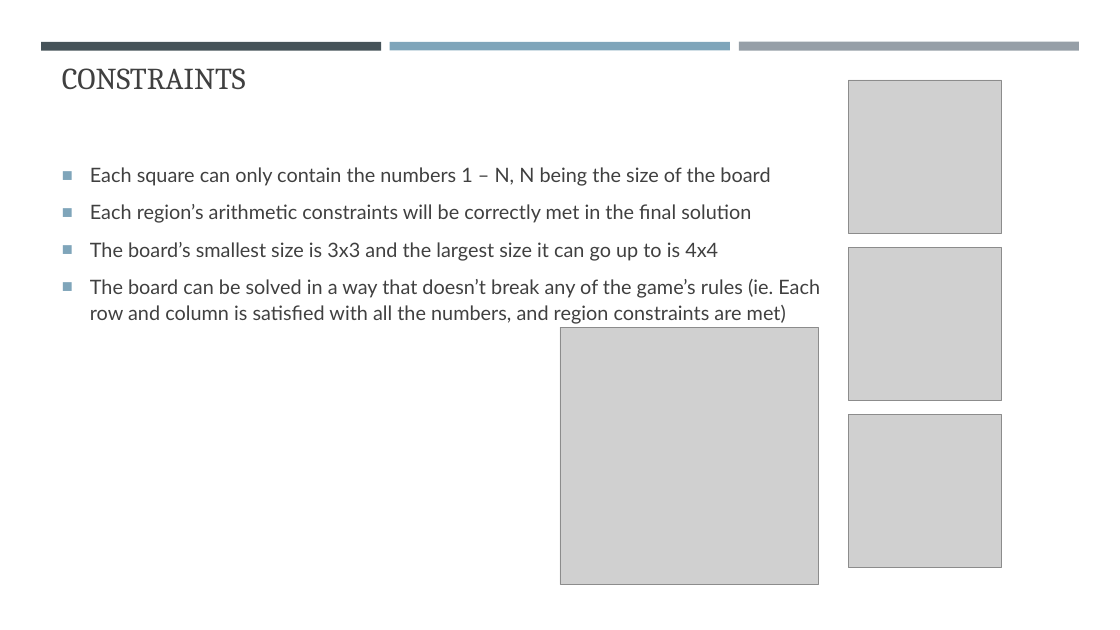
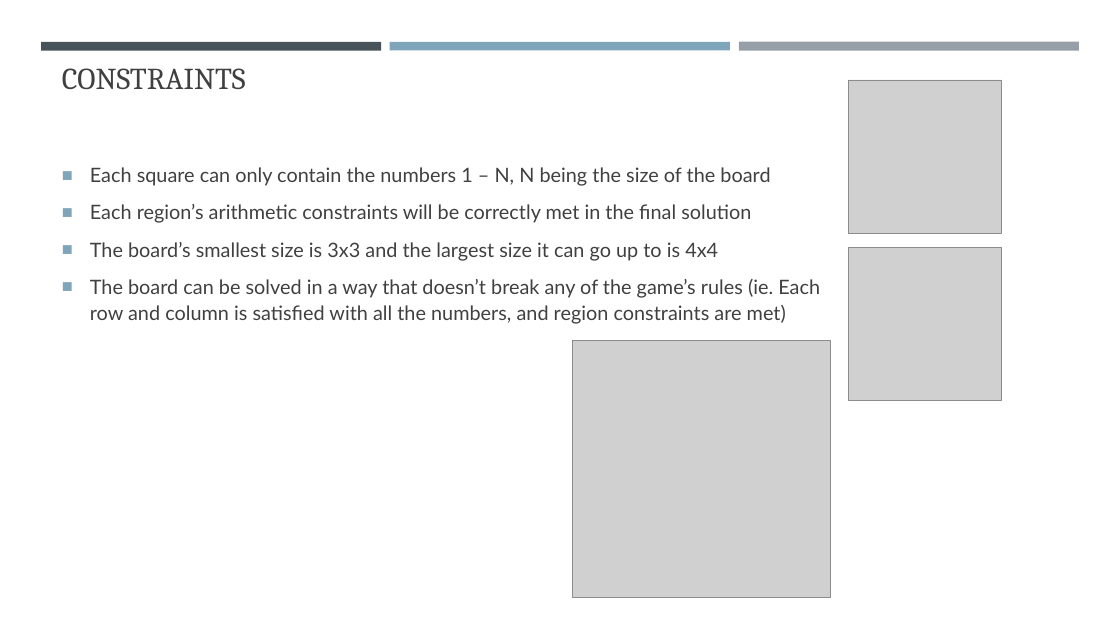
Before and after one commit to nicoleooi/KenKenAnalyzer, a slide deck: slide 4 of modelling_presentation_feedbackrequested.pptx. Drawn at 1120x630 pixels with LibreOffice and Linux fonts; fonts in the diff are those of the drawing; grey boxes stand for pictures. Boxes give left, top, right and bottom in pixels: in the first picture for what was removed or moved away, otherwise in the second. Text is boxed around its words. In the diff, an @@ line names an element or a change of style, - is before the commit and + after.

```diff
--- a/modelling_presentation_feedbackrequested.pptx
+++ b/modelling_presentation_feedbackrequested.pptx
@@ picture moved from (x1=560, y1=327, x2=818, y2=584) to (x1=573, y1=340, x2=831, y2=597) @@
@@ picture removed at (x1=849, y1=414, x2=1002, y2=567) @@
```
Also in this commit, not shown: 3 other slides changed, 1 other file.
